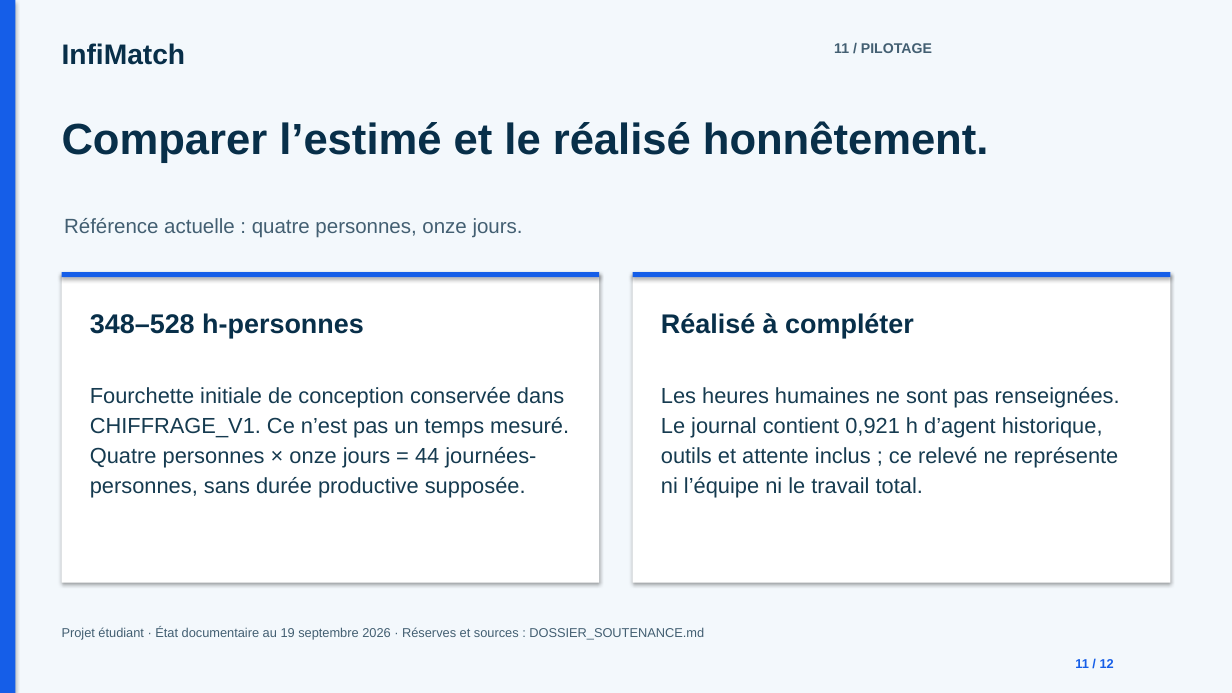
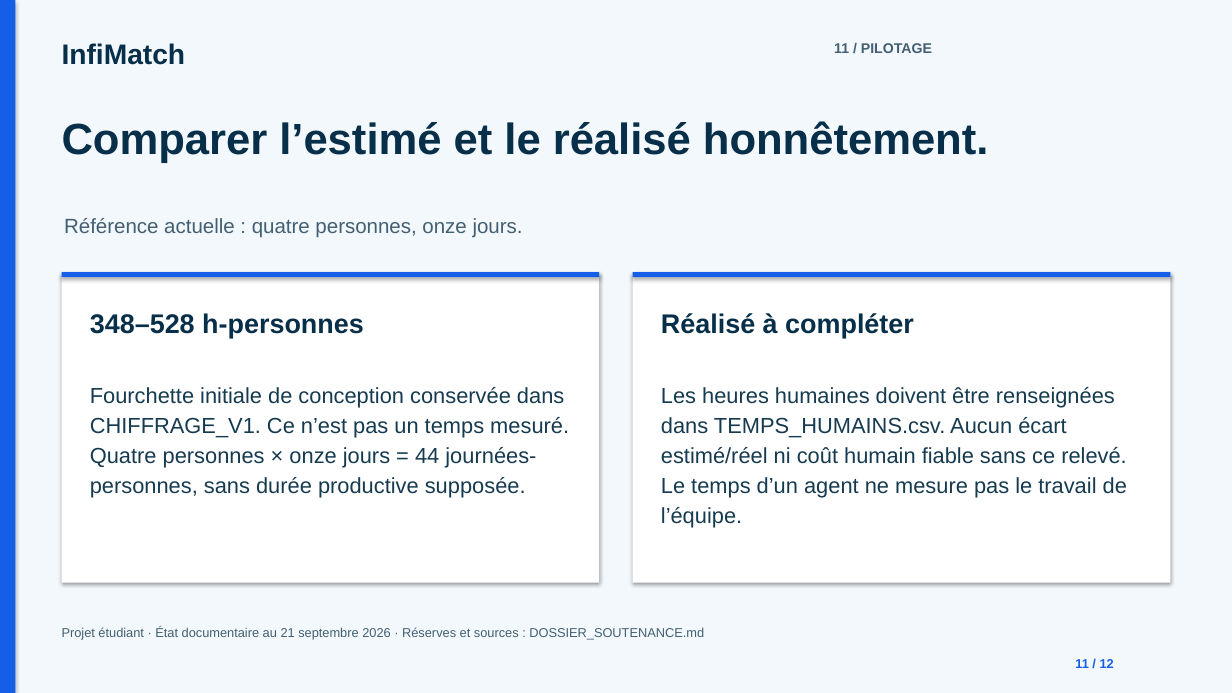
Before and after one commit to lebretyves/Infimactch_Prod, a slide deck: slide 11 of docs/presentation/InfiMatch_Soutenance.pptx. Drawn at 1232x693 pixels with LibreOffice and Linux fonts; fonts in the diff are those of the drawing. Boxes give left, top, right and bottom in pixels: in the first picture for what was removed or moved away, otherwise in the second. Text is boxed around its words. In the diff, an @@ line names an element or a change of style, - is before the commit and + after.

```diff
--- a/docs/presentation/InfiMatch_Soutenance.pptx
+++ b/docs/presentation/InfiMatch_Soutenance.pptx
@@ text at [661,387,1127,528]: text changed @@
-Les heures humaines ne sont pas renseignées. Le journal contient 0,921 h d’agent historique, outils et attente inclus ; ce relevé ne représente ni l’équipe ni le travail total.
+Les heures humaines doivent être renseignées dans TEMPS_HUMAINS.csv. Aucun écart estimé/réel ni coût humain fiable sans ce relevé. Le temps d’un agent ne mesure pas le travail de l’équipe.
@@ text at [62,627,704,640]: text changed @@
-Projet étudiant · État documentaire au 19 septembre 2026 · Réserves et sources : DOSSIER_SOUTENANCE.md
+Projet étudiant · État documentaire au 21 septembre 2026 · Réserves et sources : DOSSIER_SOUTENANCE.md
```
Also in this commit, not shown: 11 other slides changed, 44 other files.
